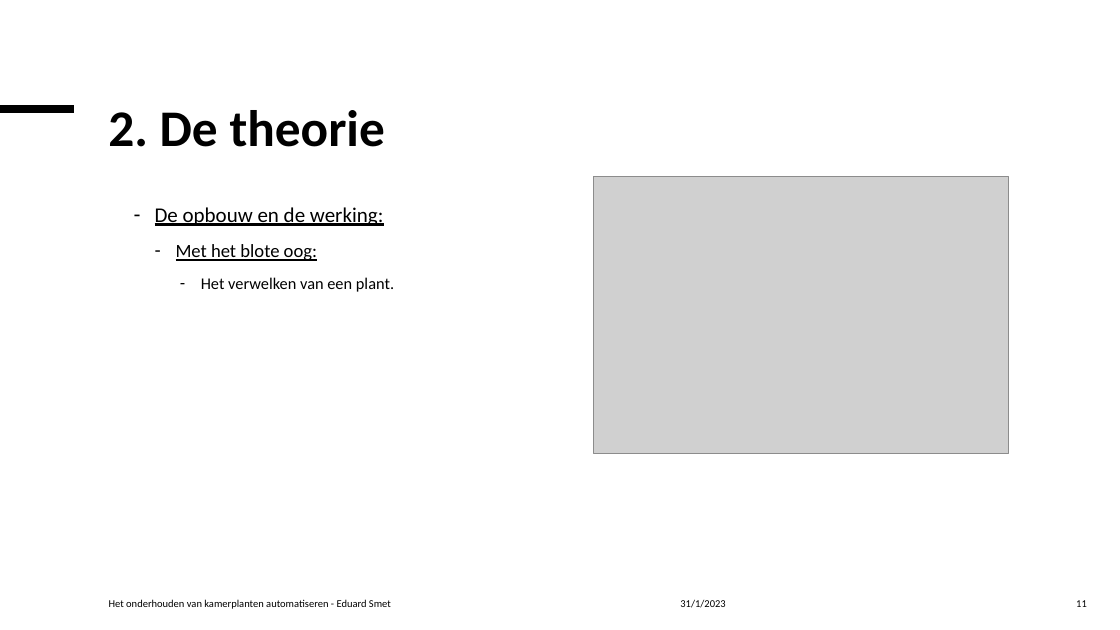
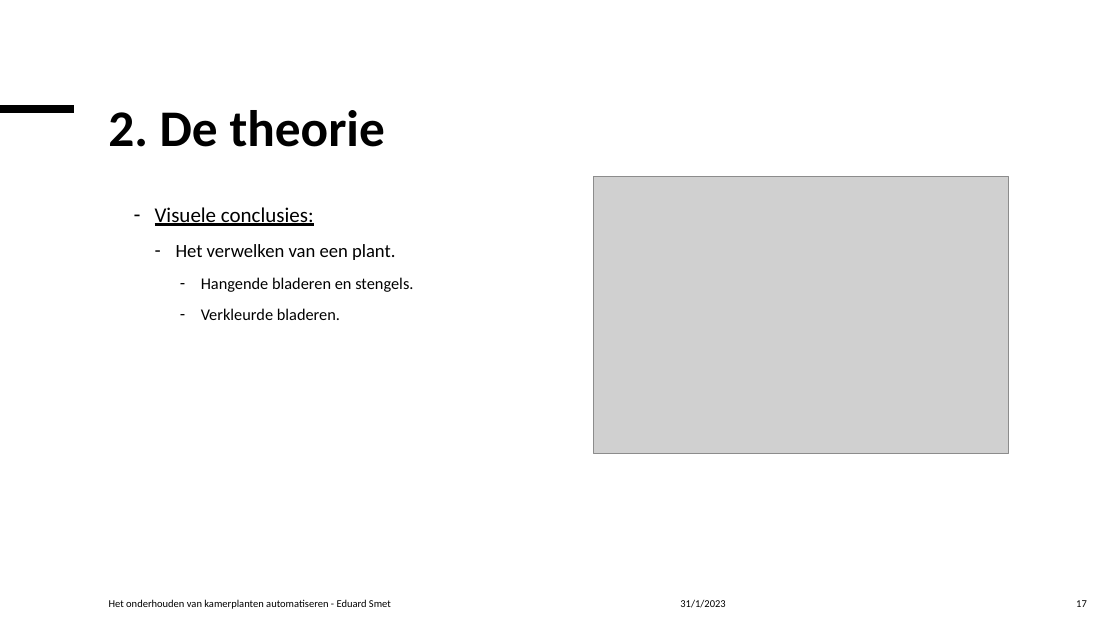
Before and after one commit to Celarye/syfinalproject, a slide deck: slide 17 of FinalProject.pptx (slide 11 before the commit). Drawn at 1120x630 pixels with LibreOffice and Linux fonts; fonts in the diff are those of the drawing; grey boxes stand for pictures. Boxes give left, top, right and bottom in pixels: in the first picture for what was removed or moved away, otherwise in the second. Text is boxed around its words. In the diff, an @@ line names an element or a change of style, - is before the commit and + after.

```diff
--- a/FinalProject.pptx
+++ b/FinalProject.pptx
@@ text at (x1=155, y1=207, x2=314, y2=226): text changed @@
-  – De opbouw en de werking:
-    – Met het blote oog:
+  – Visuele conclusies:
@@ text at (x1=176, y1=244, x2=395, y2=260): size 14 to 16 pt in "Het verwelken van een plant."; list level 4 to 3 in "Het verwelken van een plant." @@
@@ text at (x1=201, y1=277, x2=413, y2=320): paragraphs added @@
+      – Hangende bladeren en stengels.
+      – Verkleurde bladeren.
@@ page number at (x1=1076, y1=600, x2=1087, y2=607): text changed @@
-11
+17
```
Also in this commit, not shown: 7 other slides changed, 7 slides added.
